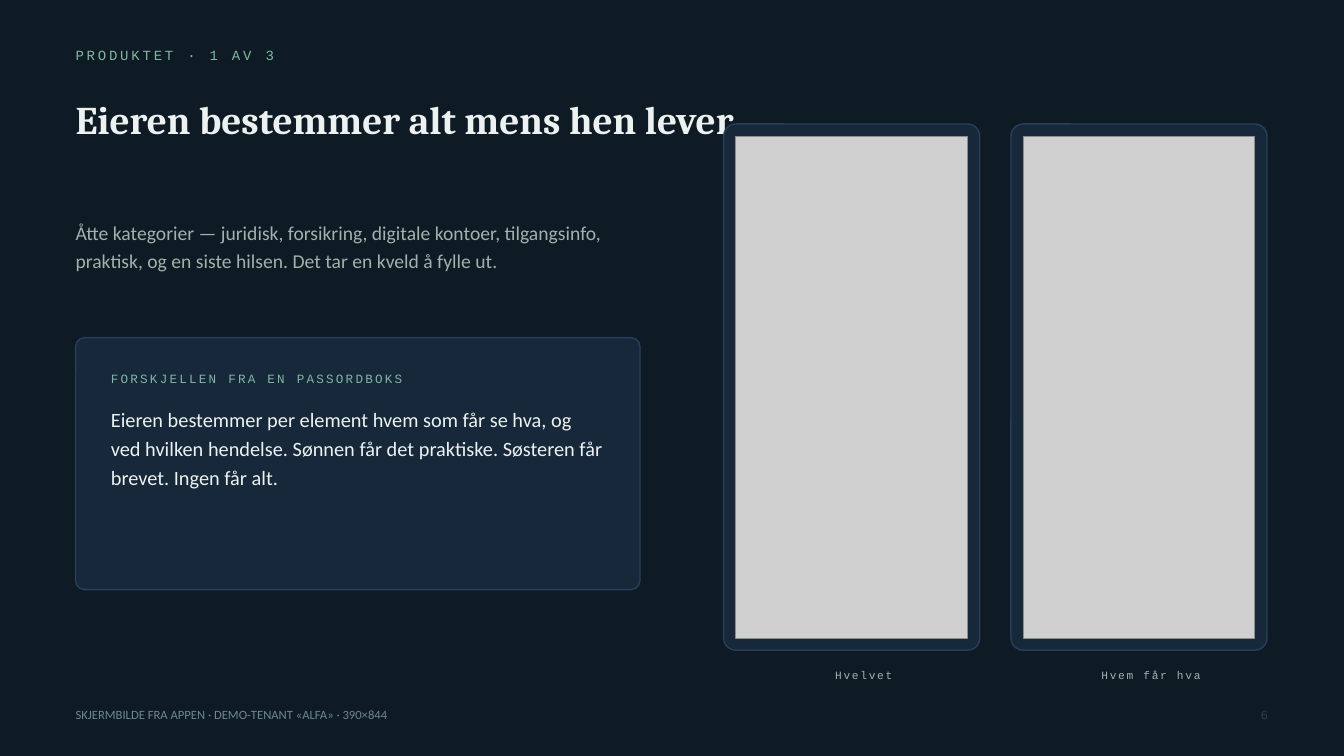
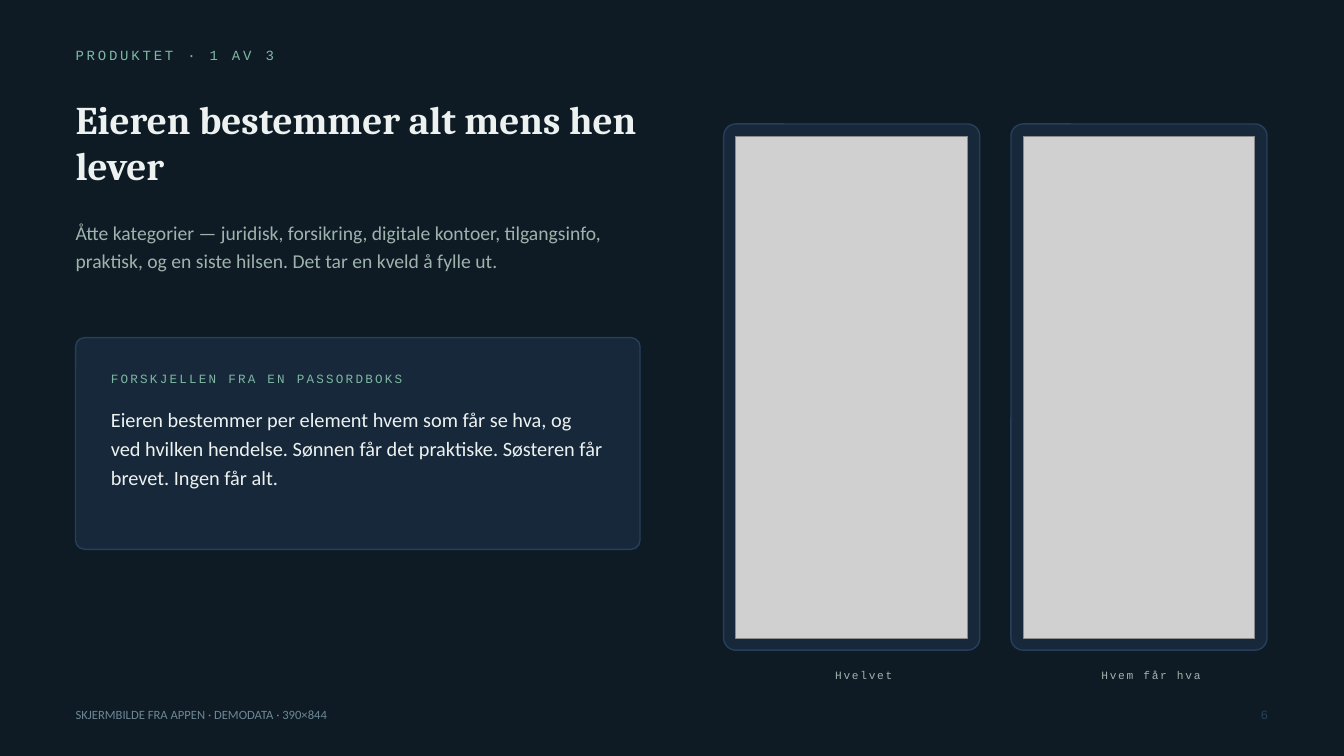
Before and after one commit to jonathanfoss-commits/Eik-sales-repo, a slide deck: slide 6 of livsarkivet/docs/investordekk.pptx. Drawn at 1344x756 pixels with LibreOffice and Linux fonts; fonts in the diff are those of the drawing; grey boxes stand for pictures. Boxes give left, top, right and bottom in pixels: in the first picture for what was removed or moved away, otherwise in the second. Text is boxed around its words. In the diff, an @@ line names an element or a change of style, - is before the commit and + after.

```diff
--- a/livsarkivet/docs/investordekk.pptx
+++ b/livsarkivet/docs/investordekk.pptx
@@ text "Eieren bestemmer alt mens hen ..." rewrapped from [76,106,734,143] to [76,106,636,181] @@
@@ rounded rectangle: place and size @@
-rounded rectangle at [76,338,640,590]
+rounded rectangle at [76,338,640,549]
@@ rounded rectangle at [76,338,640,549]: proportions changed @@
@@ text at [76,710,327,719]: text changed @@
-SKJERMBILDE FRA APPEN · DEMO-TENANT «ALFA» · 390×844
+SKJERMBILDE FRA APPEN · DEMODATA · 390×844
```
Also in this commit, not shown: 9 other slides changed.
